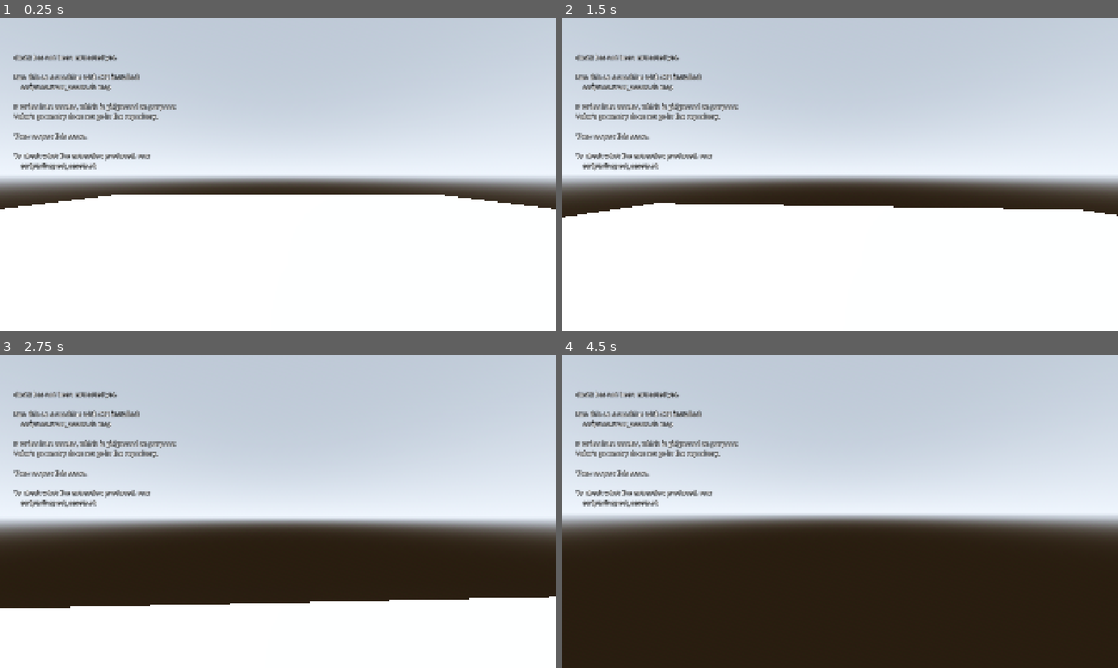
Above: before the commit, frames 1-4 (two rows, left to right).
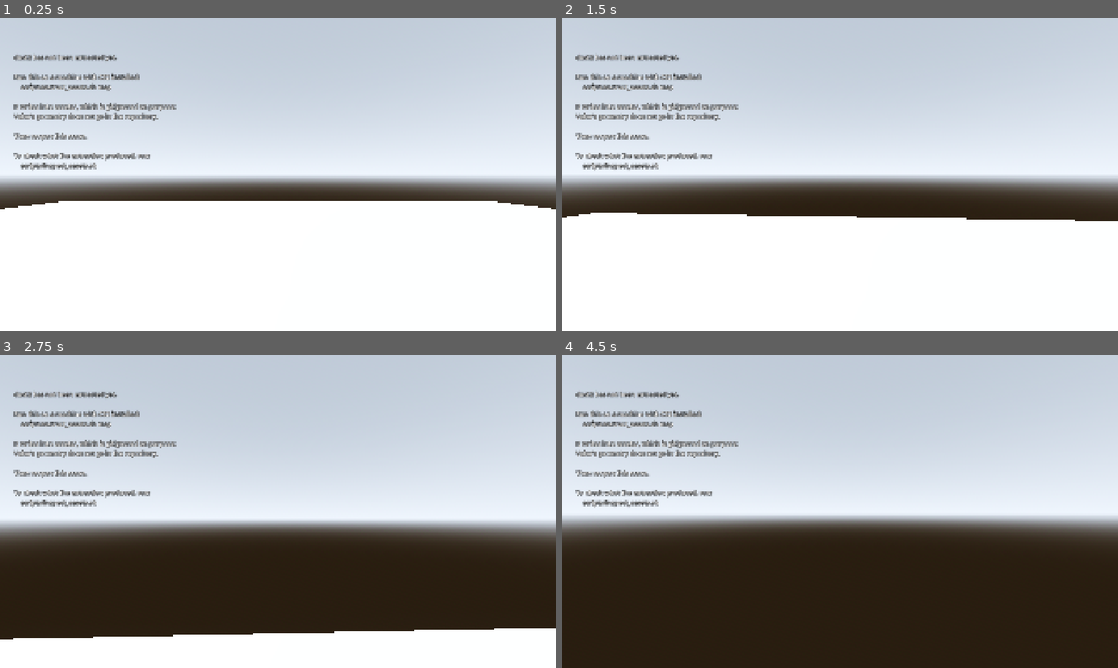
Above: after the commit, the same moments.

Repository: sidcarrollworks/CSGODOT
Game: Godot game, scene res://maps/de_dust2/de_dust2.tscn
Same seed, same stepped clock (60 frames per second), same inputs: the game is played once before the commit and once after it.
Inputs (mouse positions are in pixels of both pictures, inside the frame that each line leads up to):
- Up to frame 1 (0.25 s): no input
- Up to frame 2 (1.5 s): tap Enter at 0.5 s; move the mouse to (867, 174) at 0.52 s; hold 1 (slot1) 0.53-1.28 s; hold W (move_forward) from 0.53 s (still down); click (867, 174) at 0.67 s; tap Space (jump) at 0.77 s; tap 2 (slot2) at 0.8, 1.35 s; move the mouse to (812, 174) at 1.27 s; click (812, 174) at 1.42 s
- Up to frame 3 (2.75 s): keep holding W (move_forward); tap Space (jump) at 1.52 s; tap 1 (slot1) at 1.55 s; move the mouse to (289, 505) at 2.02 s; press the mouse at (289, 505) at 2.03 s; tap 2 (slot2) at 2.3 s
- Up to frame 4 (4.5 s): keep holding W (move_forward); move the mouse to (834, 517) at 2.77 s; release the mouse at (834, 517) at 2.78 s; right-click (834, 517) at 2.85 s; click (834, 517) at 2.92 s; tap Space (jump) at 3.02, 3.77 s; tap 1 (slot1) at 3.05 s; tap O (reset_range) at 3.5, 4.25 s; move the mouse to (878, 514) at 3.52 s; hold Ctrl (duck) 3.53-4.28 s; click (878, 514) at 3.67 s; tap 2 (slot2) at 3.8 s; tap R (reload) at 4.15 s; move the mouse to (795, 508) at 4.27 s; tap P (export_spray) at 4.35 s; click (795, 508) at 4.42 s

The runs differ from the first frame. In frame 1, 2.4% of the frame differs, in the area x 12-88%, y 51-59%; in frame 2, 3.7%; in frame 3, 14%, in the area x 0-100%, y 52-91%; in frame 4, 1.9%.

Commit message:
Put the arms and the weapon on screen, and fix the field of view
Before: no view model, and a camera set to fov 90 in Godot's units, which
are vertical: a 121 degree horizontal view at 16:9, against the 106 that
CS2's 90 means, since Source's number is horizontal at 4:3.

After: the player's own arms hold the AK-47 or M4A1-S, animated by the
game's first-person clips: draw on equip, shoot and reload from the firing
model, idle between. They are drawn through a camera of their own at CS2's
viewmodel_fov, over the world, so they neither stretch nor poke through
walls; the world camera is at the converted 73.7 vertical. Phoenix's bare
arms for a T, the SAS's sleeves for a CT, set from the spawn.

How: each first-person clip's glTF carries two rigs, the arm rig and the
weapon's, as siblings. ViewModel takes one clip's scene as the rig, adds
the other clips' animations to its player under short names, hangs the
agent's first-person meshes off the arm rig and the weapon's off the weapon
rig, and pins the weapon rig to the arm rig's wpn bone on every skeleton
update, because nothing in the clip places it: in the game it is attached
there. Bone names match throughout, so nothing is retargeted. Bones the arms
are weighted to that the rig lacks (the forearm twist bones) are added
under their nearest present ancestor, following it rigidly, rather than
letting the forearm collapse to the origin. Instances of a scene share its
animation library, so each view model gets a copy before renaming.

ViewModelOverlay is a full-screen transparent SubViewport sharing the world,
with a camera that copies the player's each frame and sees only the view
model's layer; the world's environment is copied without its sky, fog and
screen effects. The world camera stops seeing that layer; the meshes cast
no shadow into the world. Measured at 150 to 210 fps on dust2 either way.

Checked by rendering both weapons and both sides from the player's eye,
measuring the weapon root against the wpn bone (coincident; 22.7 units
apart with the pin removed), and 11 new model checks, which catch the pin
and the added bones being taken out. 295 checks pass: 65 movement, 86 map,
38 dust2, 38 model, 68 weapon.

Co-Authored-By: Claude Fable 5.1 <noreply@anthropic.com>

Diff:
--- a/maps/de_dust2/de_dust2.gd
+++ b/maps/de_dust2/de_dust2.gd
@@ -111,6 +111,7 @@
 
 func _place_player(map_file: String) -> void:
 	player = (load("res://src/player/player.tscn") as PackedScene).instantiate()
+	(player as PlayerController).team = spawn_team
 	add_child(player)
 
 	var spawns: Array = SourceEntities.player_spawns(entities)[spawn_team]
--- a/src/player/player_controller.gd
+++ b/src/player/player_controller.gd
@@ -27,6 +27,14 @@
 
 ## The weapon currently held. Swapped with the number keys.
 var weapon: Weapon
+
+## Which side's arms are on screen. Set by the map from the spawn.
+@export_enum("T", "CT") var team: String = "T"
+
+## The arms and weapon, drawn over the world by a camera of their own, when
+## the models are there.
+var view_model: ViewModel
+var view_model_overlay: ViewModelOverlay
 
 signal shot_traced(shot: Weapon.Shot, result: Hitscan.Result)
 
@@ -45,7 +53,10 @@
 		# geometry clips through the view model later on.
 		camera.near = 1.0
 		camera.far = 16384.0
-		camera.fov = 90.0
+		# CS2's 90, which is horizontal at 4:3; Godot's number is vertical.
+		camera.fov = ViewModelOverlay.vertical_fov(90.0)
+		# The view model is drawn by the overlay's camera, not this one.
+		camera.cull_mask &= ~(1 << (ViewModelOverlay.LAYER - 1))
 	Input.set_mouse_mode(Input.MOUSE_MODE_CAPTURED)
 	equip(WeaponLibrary.ak47())
 
@@ -54,6 +65,22 @@
 func equip(data: WeaponData) -> void:
 	weapon = Weapon.new(data)
 	config.max_speed = data.max_player_speed
+	_show_view_model(data)
+
+
+func _show_view_model(data: WeaponData) -> void:
+	if camera == null:
+		return
+	if view_model == null:
+		view_model_overlay = ViewModelOverlay.new()
+		add_child(view_model_overlay)
+		view_model = ViewModel.new()
+		view_model.name = "ViewModel"
+		view_model_overlay.camera.add_child(view_model)
+		# And it rides the recoil.
+		viewmodel = view_model
+	if view_model.setup(team, data.model_path, data.clip_set):
+		ViewModelOverlay.claim(view_model)
 
 
 func _find_camera() -> Camera3D:
@@ -78,7 +105,8 @@
 		equip(WeaponLibrary.m4a1s())
 		return
 	if event.is_action_pressed(&"reload"):
-		weapon.start_reload(Time.get_ticks_usec())
+		if weapon.start_reload(Time.get_ticks_usec()) and view_model != null:
+			view_model.play(&"reload")
 		return
 	if event.is_action_pressed(&"noclip"):
 		noclip = not noclip
@@ -189,6 +217,8 @@
 	)
 	if shot == null:
 		return
+	if view_model != null:
+		view_model.play(&"shoot1")
 
 	var space := get_world_3d().direct_space_state
 	var result := Hitscan.fire_at(space, shot, weapon.data, [get_rid()])
@@ -252,6 +282,8 @@
 		0.0
 	)
 
+	if view_model_overlay != null:
+		view_model_overlay.follow(camera)
 	_update_viewmodel()
 
 
--- /dev/null
+++ b/src/player/view_model.gd
@@ -0,0 +1,216 @@
+class_name ViewModel
+extends Node3D
+
+## The first-person arms and weapon, animated by the game's own clips.
+##
+## CS2 has no separate arms model: what you see in first person is the
+## player model's own arm meshes, skinned to a smaller rig that the
+## first-person clips animate, with the weapon on a rig of its own that the
+## same clips animate too. Source 2 Viewer exports every clip as a glTF that
+## carries both rigs, so this takes one clip's scene as the rig, adds every
+## other clip's animation to its player, and hangs the arm meshes off the arm
+## rig and the weapon's meshes off the weapon rig. Bone names are the same
+## across all of them, which is what makes that work without retargeting.
+##
+## What is not the same: the arm rig leaves out bones the arms are skinned to
+## (the twist bones matter; the spine and legs are bound but weightless), and
+## a mesh skinned to a bone the rig has not got is pulled towards the origin.
+## Those are added to the rig at setup, following their nearest ancestor
+## rigidly. The forearm does not twist, but it stays on the arm.
+##
+## The weapon rig is a sibling of the arm rig in the export, and nothing in
+## the clip places it: in the game it hangs off the arm rig's "wpn" bone. So
+## it is pinned to that bone here, every time the arm rig updates.
+##
+## Clip space is the camera: origin at the eye, forward along +Z (Source's
+## +X), in metres. This node turns that round to look down Godot's -Z and
+## scales it up to inches, so it goes under the camera and nowhere else.
+
+const CLIPS_ROOT := "res://assets/characters/animation/anims/viewmodel/rifle"
+const AGENTS := {
+	"T": "res://assets/characters/agents/models/tm_phoenix/tm_phoenix_varianta.gltf",
+	"CT": "res://assets/characters/agents/models/ctm_sas/ctm_sas.gltf",
+}
+
+## A nudge, in inches, from where the clips put the arms. CS2's own default
+## is none.
+@export var offset := Vector3.ZERO
+
+var _player: AnimationPlayer
+var _arm_rig: Skeleton3D
+var _weapon_rig: Skeleton3D
+var _idle: StringName = &""
+## Where the weapon rig hangs, and the weapon root's own rest, which the
+## bone's pose replaces.
+var _wpn_bone: int = -1
+var _weapon_root_rest_inverse := Transform3D.IDENTITY
+
+
+## Builds the arms and weapon. Returns false, with nothing built, when the
+## models or clips have not been extracted; the game plays on without them.
+func setup(team: String, weapon_model: String, clip_set: String) -> bool:
+	for child in get_children():
+		remove_child(child)
+		child.queue_free()
+	_player = null
+
+	var clips := _list_clips(CLIPS_ROOT.path_join(clip_set))
+	if clips.is_empty():
+		return false
+	var suffix := clip_set.get_slice("_", clip_set.get_slice_count("_") - 1)
+
+	# The rig is whichever clip comes first; the rest lend it their animations.
+	var rig := _instantiate(clips[0])
+	if rig == null:
+		return false
+	var players := rig.find_children("*", "AnimationPlayer", true, false)
+	if players.is_empty():
+		rig.free()
+		return false
+	_player = players[0]
+	add_child(rig)
+	for skeleton in rig.find_children("*", "Skeleton3D", true, false):
+		if skeleton.get_parent().name.begins_with("animation_skeletons_characters"):
+			_arm_rig = skeleton
+		else:
+			_weapon_rig = skeleton
+	if _arm_rig != null and _weapon_rig != null and _weapon_rig.get_bone_count() > 0:
+		_wpn_bone = _arm_rig.find_bone("wpn")
+		_weapon_root_rest_inverse = _weapon_rig.get_bone_rest(0).affine_inverse()
+		if _wpn_bone >= 0 and not _arm_rig.skeleton_updated.is_connected(_hang_weapon):
+			_arm_rig.skeleton_updated.connect(_hang_weapon)
+
+	# A copy: instances of a scene share its library, and renaming the clip
+	# in one would rename it in every view model built from the same clip.
+	var library := _player.get_animation_library(&"").duplicate() as AnimationLibrary
+	_player.remove_animation_library(&"")
+	_player.add_animation_library(&"", library)
+	for clip in clips:
+		var short := _short_name(clip, suffix)
+		if clip == clips[0]:
+			var only := _player.get_animation_list()[0]
+			library.rename_animation(only, short)
+		else:
+			var scene := _instantiate(clip)
+			if scene == null:
+				continue
+			var donor := scene.find_children("*", "AnimationPlayer", true, false)
+			if not donor.is_empty():
+				var animation: Animation = (donor[0] as AnimationPlayer).get_animation(
+					(donor[0] as AnimationPlayer).get_animation_list()[0]
+				)
+				library.add_animation(short, animation)
+			scene.free()
+		if short.begins_with("idle"):
+			_idle = short
+			library.get_animation(short).loop_mode = Animation.LOOP_LINEAR
+
+	var agent := _instantiate(AGENTS.get(team, AGENTS["T"]))
+	if agent != null and _arm_rig != null:
+		for mesh in agent.find_children("*firstperson*", "MeshInstance3D", true, false):
+			_adopt(mesh, _arm_rig)
+		agent.free()
+
+	var weapon := _instantiate(weapon_model)
+	if weapon != null and _weapon_rig != null:
+		for mesh in weapon.find_children("*", "MeshInstance3D", true, false):
+			# The export carries two bodies; the other is for old hardware.
+			if not mesh.name.ends_with("body_legacy"):
+				_adopt(mesh, _weapon_rig)
+		weapon.free()
+
+	scale = Vector3.ONE * MapImporter.SOURCE2_VIEWER_SCALE
+	rotation_degrees = Vector3(0.0, 180.0, 0.0)
+	position = offset
+	if not _player.animation_finished.is_connected(_on_finished):
+		_player.animation_finished.connect(_on_finished)
+	play(&"draw")
+	return true
+
+
+## Plays a clip by its short name: draw, idle, shoot1, reload, lookat01...
+## Anything but idle goes back to idle when it ends.
+func play(short: StringName) -> void:
+	if _player == null:
+		return
+	if not _player.has_animation(short):
+		if short != _idle and _idle != &"":
+			_player.play(_idle)
+		return
+	_player.stop()
+	_player.play(short)
+
+
+## Puts the weapon rig's root where the arm rig's wpn bone is. Both rigs sit
+## under the same parent, so one bone's pose is the other's node transform,
+## less the root bone's own rest, which the pose stands in for.
+func _hang_weapon() -> void:
+	(_weapon_rig.get_parent() as Node3D).transform = (
+		_arm_rig.get_bone_global_pose(_wpn_bone) * _weapon_root_rest_inverse
+	)
+
+
+func _on_finished(finished: StringName) -> void:
+	if finished != _idle and _idle != &"":
+		_player.play(_idle)
+
+
+## Moves a skinned mesh onto a rig, adding every bone its skin binds that
+## the rig has not got. Most carry no weight and cost nothing; the twist
+## bones do, and are the point.
+func _adopt(mesh: MeshInstance3D, rig: Skeleton3D) -> void:
+	var source := mesh.get_node_or_null(mesh.skeleton) as Skeleton3D
+	var skin := mesh.skin
+	if source != null and skin != null:
+		for bind in skin.get_bind_count():
+			var bone_name := skin.get_bind_name(bind)
+			if not bone_name.is_empty() and rig.find_bone(bone_name) < 0:
+				_add_bone_from(source, bone_name, rig)
+	mesh.owner = null
+	mesh.get_parent().remove_child(mesh)
+	rig.add_child(mesh)
+	mesh.skeleton = NodePath("..")
+	mesh.transform = Transform3D.IDENTITY
+
+
+## Adds a bone the rig lacks, under its nearest ancestor the rig has, with
+## the rest pose composed along the skipped part of the chain.
+func _add_bone_from(source: Skeleton3D, bone_name: String, rig: Skeleton3D) -> void:
+	var index := source.find_bone(bone_name)
+	if index < 0:
+		return
+	var rest := source.get_bone_rest(index)
+	var parent := source.get_bone_parent(index)
+	while parent >= 0 and rig.find_bone(source.get_bone_name(parent)) < 0:
+		rest = source.get_bone_rest(parent) * rest
+		parent = source.get_bone_parent(parent)
+	var added := rig.get_bone_count()
+	rig.add_bone(bone_name)
+	rig.set_bone_parent(added, rig.find_bone(source.get_bone_name(parent)) if parent >= 0 else -1)
+	rig.set_bone_rest(added, rest)
+	rig.reset_bone_pose(added)
+
+
+func _instantiate(path: String) -> Node:
+	if not ResourceLoader.exists(path):
+		return null
+	var packed := load(path) as PackedScene
+	return packed.instantiate() if packed != null else null
+
+
+func _list_clips(dir_path: String) -> PackedStringArray:
+	var out := PackedStringArray()
+	var dir := DirAccess.open(dir_path)
+	if dir == null:
+		return out
+	var files := dir.get_files()
+	files.sort()
+	for file in files:
+		if file.ends_with(".gltf") and ResourceLoader.exists(dir_path.path_join(file)):
+			out.append(dir_path.path_join(file))
+	return out
+
+
+## "draw_ak.gltf" with suffix "ak" is "draw".
+static func _short_name(path: String, suffix: String) -> StringName:
+	return StringName(path.get_file().get_basename().trim_suffix("_" + suffix))
--- /dev/null
+++ b/src/player/view_model_overlay.gd
@@ -0,0 +1,90 @@
+class_name ViewModelOverlay
+extends CanvasLayer
+
+## Draws the view model through a camera of its own, over the world.
+##
+## CS2 renders the first-person arms and weapon at a narrower field of view
+## than the world (viewmodel_fov 68 against fov 90), and with the world's
+## depth out of the way, so the gun never pokes through a wall it is pressed
+## against. Both come from rendering them separately, which is what this is:
+## a viewport over the whole screen, transparent where nothing is drawn, with
+## a camera that follows the player's and sees only the view model's layer.
+##
+## The world's lighting is kept: the viewport shares the world, so the sun and
+## its shadows fall on the arms, and its environment is copied for the tone
+## mapping and the sky's ambient light, less the sky itself and the screen
+## effects that would double up.
+
+## Godot's Camera3D.fov is the vertical angle. CS2's fov numbers are the
+## horizontal angle at 4:3, which is what a Source engine game has meant by
+## it since Quake, so they are converted rather than copied. 90 comes out as
+## 73.7 vertical; 68 as 53.6.
+static func vertical_fov(source_fov: float) -> float:
+	return rad_to_deg(2.0 * atan(tan(deg_to_rad(source_fov * 0.5)) * 0.75))
+
+## The visual layer the view model is on and the world is not.
+const LAYER := 2
+
+var camera: Camera3D
+var _viewport: SubViewport
+var _world_environment: Environment
+
+
+func _init() -> void:
+	name = "ViewModelOverlay"
+	# Behind the HUD, which sits on the default layer.
+	layer = -1
+
+	var container := SubViewportContainer.new()
+	container.stretch = true
+	container.set_anchors_preset(Control.PRESET_FULL_RECT)
+	container.mouse_filter = Control.MOUSE_FILTER_IGNORE
+	add_child(container)
+
+	_viewport = SubViewport.new()
+	_viewport.transparent_bg = true
+	_viewport.own_world_3d = false
+	_viewport.handle_input_locally = false
+	container.add_child(_viewport)
+
+	camera = Camera3D.new()
+	camera.fov = vertical_fov(68.0)
+	camera.near = 0.5
+	camera.far = 256.0
+	camera.cull_mask = 1 << (LAYER - 1)
+	_viewport.add_child(camera)
+
+
+## Puts the overlay's camera where the player's is, with the world's
+## lighting. Called after the player's camera has moved for the frame.
+func follow(player_camera: Camera3D) -> void:
+	camera.global_transform = player_camera.global_transform
+	var environment := player_camera.get_world_3d().environment
+	if environment != _world_environment:
+		_world_environment = environment
+		camera.environment = _adapt(environment)
+
+
+## The world's environment as the overlay needs it: no background of its
+## own, no fog on something a foot away, and no screen effects on top of the
+## world's; the tone mapping, the sky's ambient light and reflections stay.
+func _adapt(environment: Environment) -> Environment:
+	if environment == null:
+		return null
+	var copy := environment.duplicate() as Environment
+	copy.background_mode = Environment.BG_CLEAR_COLOR
+	copy.fog_enabled = false
+	copy.glow_enabled = false
+	copy.ssao_enabled = false
+	copy.ssil_enabled = false
+	copy.volumetric_fog_enabled = false
+	return copy
+
+
+## Puts a node's meshes on the overlay's layer, where only its camera looks,
+## and stops them casting shadows into the world: in the game the arms cast
+## none.
+static func claim(node: Node) -> void:
+	for mesh in node.find_children("*", "MeshInstance3D", true, false):
+		(mesh as MeshInstance3D).layers = 1 << (LAYER - 1)
+		(mesh as MeshInstance3D).cast_shadow = GeometryInstance3D.SHADOW_CASTING_SETTING_OFF
--- a/src/weapons/weapon_data.gd
+++ b/src/weapons/weapon_data.gd
@@ -16,6 +16,13 @@
 ## reference/spray_patterns/README.md says how to do the measuring.
 
 @export var display_name: String = ""
+
+## The weapon's model, as extracted by scripts/extract_assets.sh weapons, and
+## the set of first-person clips under animation/anims/viewmodel/rifle that
+## animate it. Both are Valve's and live in the gitignored assets/; with them
+## missing there are no arms on screen, and nothing else changes.
+@export var model_path: String = ""
+@export var clip_set: String = ""
 
 # --- Damage ---------------------------------------------------------------
 
--- a/src/weapons/weapon_library.gd
+++ b/src/weapons/weapon_library.gd
@@ -14,6 +14,8 @@
 static func ak47() -> WeaponData:
 	var data := WeaponData.new()
 	data.display_name = "AK-47"
+	data.model_path = "res://assets/weapons/weapons/models/ak47/weapon_rif_ak47.gltf"
+	data.clip_set = "rifle_ak"
 
 	# 36 to an unarmoured chest, x4 head, x1.25 stomach, x0.75 leg, and
 	# roughly 78% through armour.
@@ -43,6 +45,10 @@
 static func m4a1s() -> WeaponData:
 	var data := WeaponData.new()
 	data.display_name = "M4A1-S"
+	data.model_path = "res://assets/weapons/weapons/models/m4a1_silencer/weapon_rif_m4a1_silencer.gltf"
+	# The shared rifle clips are the ones authored on the M4A1-S: the weapon rig
+	# they carry is its.
+	data.clip_set = "_default_rifle"
 
 	# 37 to an unarmoured chest, 132 to the head, 47 stomach, 28 leg.
 	data.base_damage = 37.0
--- a/tests/run_model_checks.gd
+++ b/tests/run_model_checks.gd
@@ -8,22 +8,32 @@
 ## where scripts/extract_assets.sh has not been run. Where it has, it is the
 ## test that what Godot made of the exports is what the game will need: a
 ## skeleton to animate, the first-person arm meshes to draw, the weapon's own
-## animations, and the first-person clips as animations of their own.
+## animations, and the first-person clips as animations of their own; and
+## that the view model puts them together, with the weapon in the hands.
 
 const WEAPONS_DIR := "res://assets/weapons"
 const CHARACTERS_DIR := "res://assets/characters"
 
 var _failures: int = 0
 var _checks: int = 0
+var _frames: int = 0
+var _view_model: ViewModel
 
 
 func _init() -> void:
+	# CS2's field of view numbers are horizontal at 4:3; Godot's are vertical.
+	_check(
+		absf(ViewModelOverlay.vertical_fov(90.0) - 73.74) < 0.05
+			and absf(ViewModelOverlay.vertical_fov(68.0) - 53.64) < 0.05,
+		"CS2's fov 90 and viewmodel_fov 68 convert to 73.7 and 53.6 vertical"
+	)
+
 	var weapons := _find(WEAPONS_DIR, "weapon_rif_")
 	var agents := _find(CHARACTERS_DIR.path_join("agents"), "")
 	var clips := _find(CHARACTERS_DIR.path_join("animation/anims"), "")
 	if weapons.is_empty() and agents.is_empty():
-		print("no weapons or characters have been extracted; nothing to check.")
-		quit(0)
+		print("no weapons or characters have been extracted; only the arithmetic was checked.")
+		_report()
 		return
 
 	_check(weapons.size() >= 2, "both weapons are there (%d found; scripts/extract_assets.sh weapons)" % weapons.size())
@@ -85,7 +95,75 @@
 		if checked >= 4:
 			break
 
+	# The rest needs frames: the rigs only pose once the tree has processed.
+	_view_model = ViewModel.new()
+	root.add_child(_view_model)
+	var data := WeaponLibrary.ak47()
+	_check(_view_model.setup("T", data.model_path, data.clip_set), "the view model builds for the AK-47 and a T")
+	ViewModelOverlay.claim(_view_model)
+
+
+func _process(_delta: float) -> bool:
+	_frames += 1
+	if _view_model == null:
+		return _frames > 1
+	if _frames < 3:
+		return false
+
+	var player := _view_model._player
+	_check(
+		player != null and player.has_animation(&"draw") and player.has_animation(&"idle")
+			and player.has_animation(&"shoot1") and player.has_animation(&"reload"),
+		"draw, idle, shoot1 and reload are there under their short names"
+	)
+	_check(
+		player != null and player.get_animation(&"idle").loop_mode == Animation.LOOP_LINEAR
+			and player.current_animation == &"draw",
+		"idle loops, and the draw is what plays first"
+	)
+	var meshes := _view_model.find_children("*", "MeshInstance3D", true, false)
+	var arms := 0
+	var weapon := 0
+	var on_layer := 0
+	for mesh in meshes:
+		if mesh.name.contains("firstperson"):
+			arms += 1
+		if mesh.name.contains("weapon_rif"):
+			weapon += 1
+		if (mesh as MeshInstance3D).layers == 1 << (ViewModelOverlay.LAYER - 1) \
+				and (mesh as MeshInstance3D).cast_shadow == GeometryInstance3D.SHADOW_CASTING_SETTING_OFF:
+			on_layer += 1
+	_check(arms == 2 and weapon >= 1, "the arm meshes and the weapon are on the rigs (%d arms, %d weapon)" % [arms, weapon])
+	_check(on_layer == meshes.size(), "and every mesh is on the overlay's layer, casting no shadow")
+
+	var arm_rig := _view_model._arm_rig
+	var weapon_rig := _view_model._weapon_rig
+	_check(
+		arm_rig != null and arm_rig.find_bone("arm_lower_L_TWIST") >= 0
+			and arm_rig.get_bone_parent(arm_rig.find_bone("arm_lower_L_TWIST")) == arm_rig.find_bone("arm_lower_L"),
+		"a twist bone the rig lacked was added under its parent"
+	)
+	if arm_rig != null and weapon_rig != null:
+		var wpn := (arm_rig.global_transform * arm_rig.get_bone_global_pose(arm_rig.find_bone("wpn"))).origin
+		var weapon_root := (weapon_rig.global_transform * weapon_rig.get_bone_global_pose(0)).origin
+		_check(
+			wpn.distance_to(weapon_root) < 0.01,
+			"the weapon's root sits on the wpn bone (%.3f apart)" % wpn.distance_to(weapon_root)
+		)
+		var muzzle := (weapon_rig.global_transform * weapon_rig.get_bone_global_pose(weapon_rig.find_bone("muzzle"))).origin
+		_check(
+			muzzle.z < wpn.z - 10.0,
+			"and the muzzle is well ahead of it, down the camera's -Z (%.1f)" % (muzzle.z - wpn.z)
+		)
+
+	_view_model.play(&"shoot1")
+	_check(player.current_animation == &"shoot1", "a shot plays the shoot clip")
+	_view_model.play(&"not_a_clip")
+	_check(player.current_animation == &"idle", "an unknown clip falls back to idle")
+	_view_model.free()
+	_view_model = null
 	_report()
+	return true
 
 
 func _find(dir_path: String, prefix: String) -> PackedStringArray:
Not shown, added: src/player/view_model.gd.uid
Not shown, added: src/player/view_model_overlay.gd.uid
Not shown, changed: reference/asset-pipeline.md
